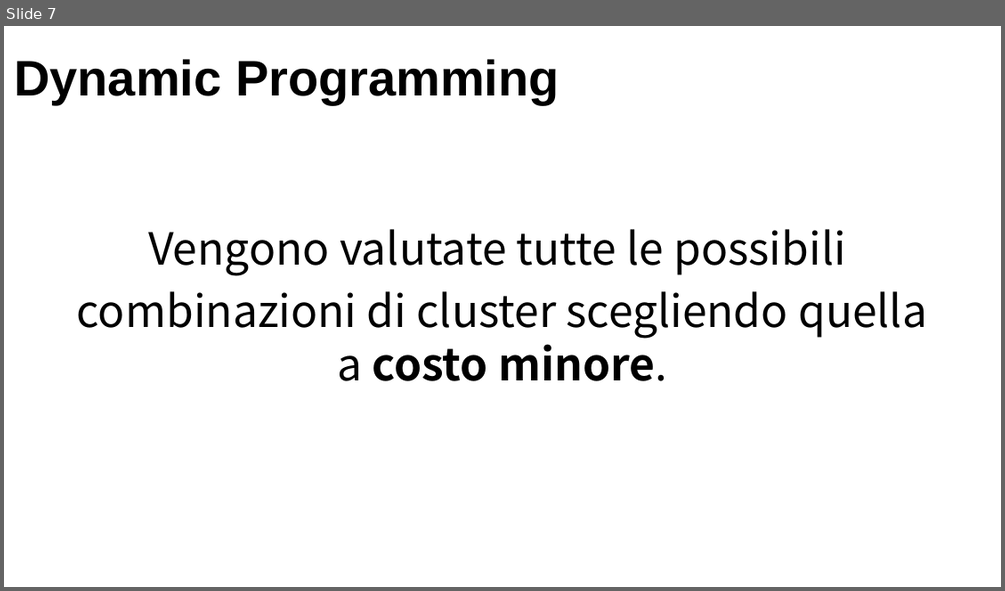
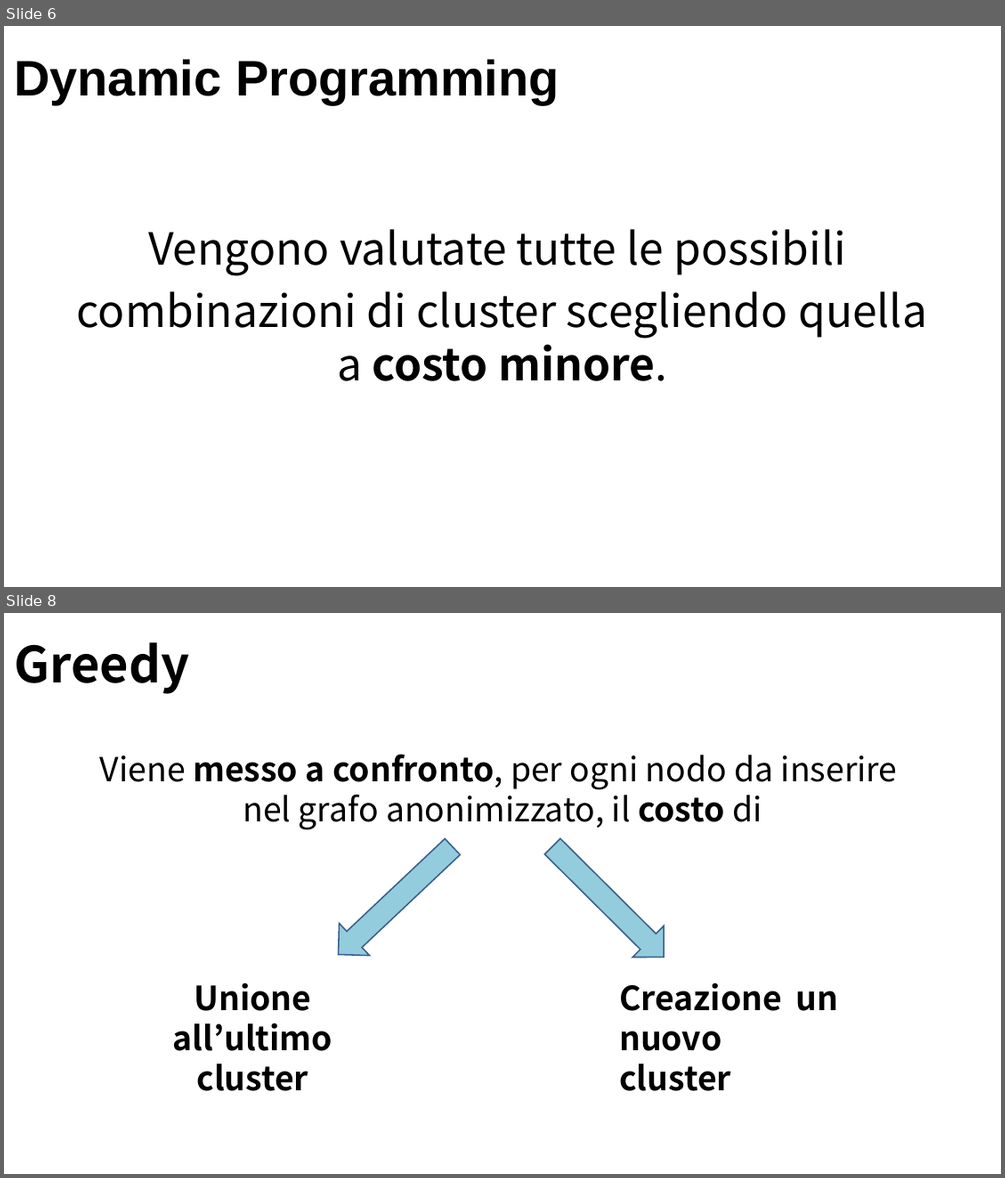
Before and after one commit to Navypowder/DP-P-project, a slide deck: Presentation/Towards_Identity_Anonymization_on_graph(K-degree anonymization).pptx. Shown one above the other, each under a label of ours: slide 7 before the commit, slides 6 and 8 after it; the slides between them are not shown. The pictures are 1005x591 and 1005x1178 pixels, drawn with LibreOffice and Linux fonts; fonts in the diff are those of the drawing; background and template pictures are left out. Boxes give left, top, right and bottom in pixels: in the first picture for what was removed or moved away, otherwise in the second. Text is boxed around its words. In the diff, an @@ line names an element or a change of style, - is before the commit and + after.

```diff
--- a/Presentation/Towards_Identity_Anonymization_on_graph(K-degree anonymization).pptx
+++ b/Presentation/Towards_Identity_Anonymization_on_graph(K-degree anonymization).pptx
@@ slide 8 added at bbox=[4, 613, 1001, 1174], background picture (left out) @@
@@ title added at bbox=[14, 642, 189, 694], 36 pt, text #000000, bold @@
+Greedy
@@ text added at bbox=[100, 754, 898, 830], 24 pt, text #000000 @@
+Viene messo a confronto, per ogni nodo da inserire
+nel grafo anonimizzato, il costo di
@@ left arrow added at bbox=[324, 830, 467, 970], fill #93CDDD, outline #3A5F8C 1 pt @@
@@ left arrow added at bbox=[536, 830, 679, 972], fill #93CDDD, outline #3A5F8C 1 pt @@
@@ text added at bbox=[173, 982, 333, 1091], 24 pt, text #000000, bold @@
+Unione
+all’ultimo cluster
@@ text added at bbox=[619, 982, 838, 1091], 24 pt, text #000000, bold @@
+Creazione un nuovo cluster
@@ what was slide 7 is now slide 6 @@
```
Also in this commit, not shown: 18 slides changed, 1 other slide added.
